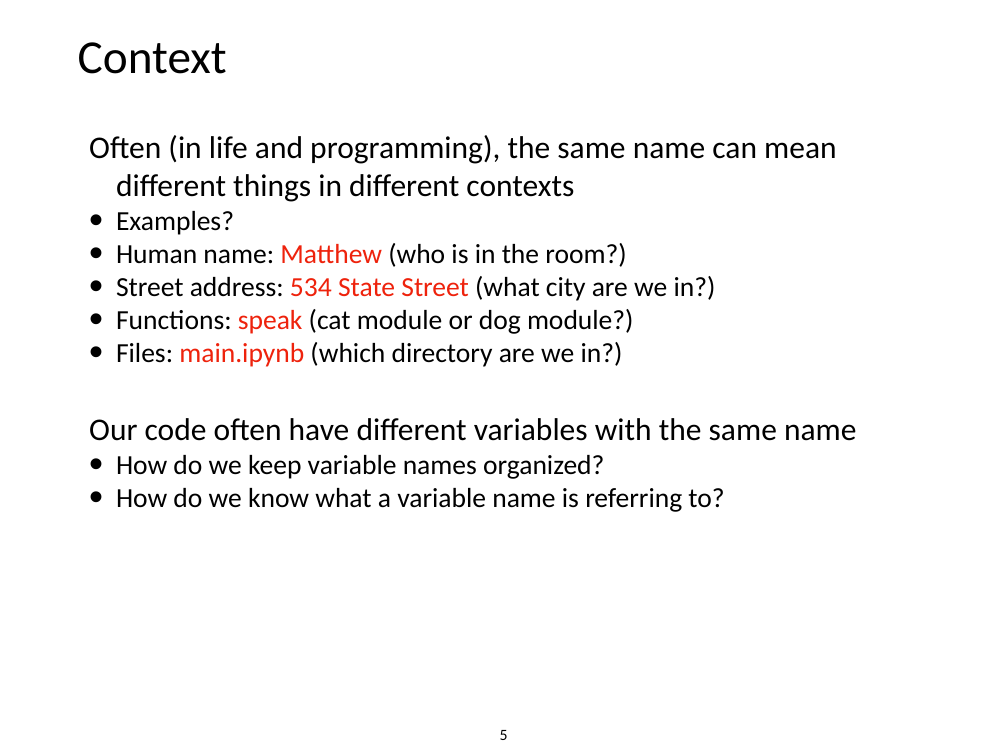
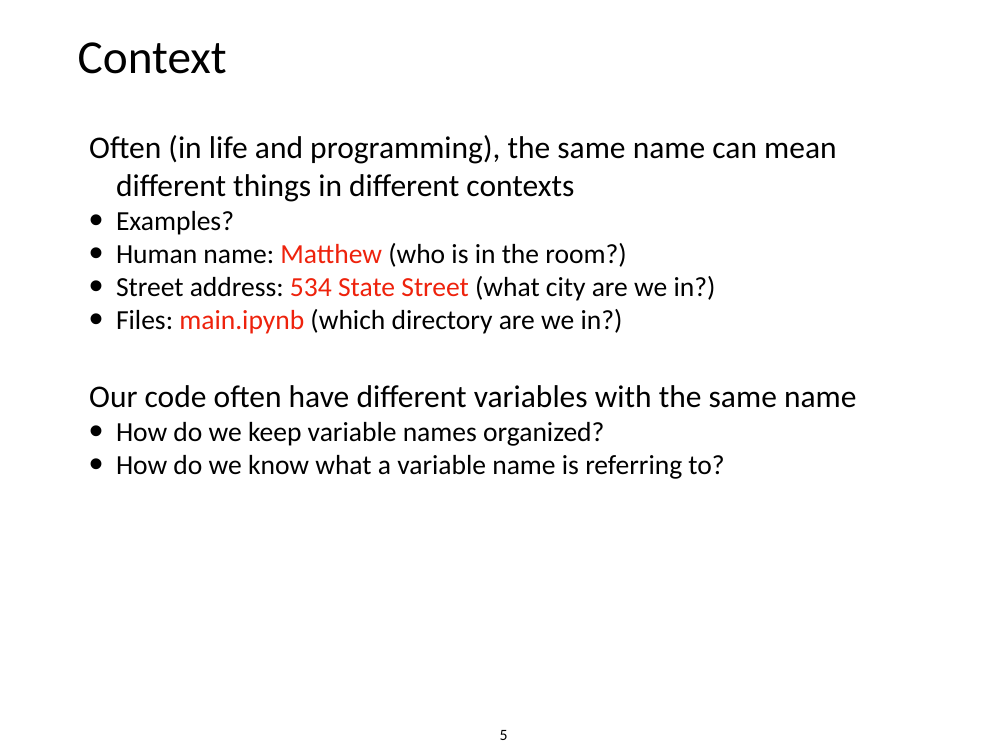
Before and after one commit to tylerharter/caraza-harter-com, a slide deck: slide 5 of tyler/meena/cs220/s22/materials/lecture_ppts/lec_07_S22.ppt. Drawn at 1008x756 pixels with LibreOffice and Linux fonts; fonts in the diff are those of the drawing. Boxes give left, top, right and bottom in pixels: in the first picture for what was removed or moved away, otherwise in the second. Text is boxed around its words. In the diff, an @@ line names an element or a change of style, - is before the commit and + after.

```diff
--- a/tyler/meena/cs220/s22/materials/lecture_ppts/lec_07_S22.ppt
+++ b/tyler/meena/cs220/s22/materials/lecture_ppts/lec_07_S22.ppt
@@ text at (116,309,634,334): paragraph removed @@
-• Functions: speak (cat module or dog module?)
```
Also in this commit, not shown: 3 other slides changed, 18 other files.
